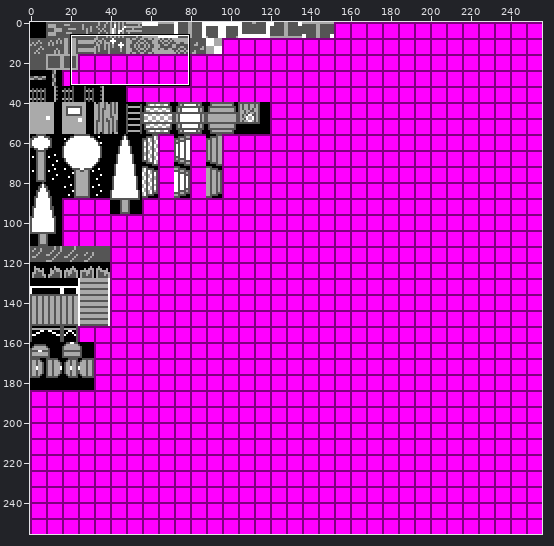
Edited in one commit: sprite sheet (res/Tiles/tile_sheet.png). The picture above shows the old version from afar; the outline marks the close-up.
Close-up. As it was:
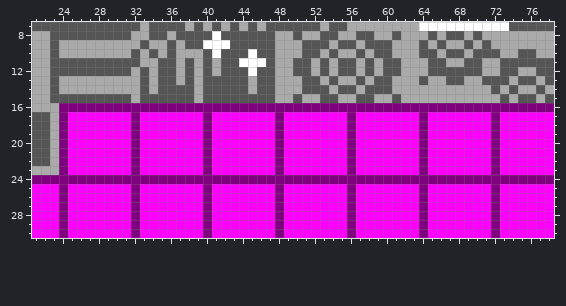
The file is 256x256 pixels. Colours within 5 levels of each other are drawn and written as one. Shown: x 21..78, y 7..30.
The result:
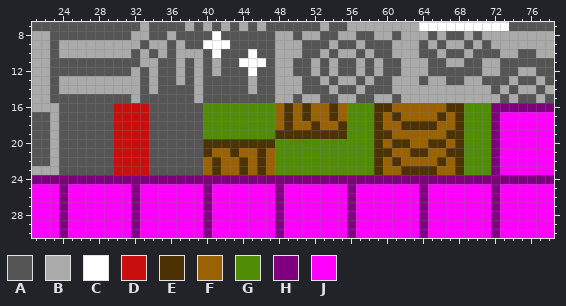
Palette (. is transparent): A #555555  B #aaaaaa  C #ffffff  D #c90e0e  E #4d3203  F #9a6202  G #508c06  H #7f007f  J #ff00ff
Diff:
The edit turns colour H into colour A in row 16 at x 24 to 29 and 34 to 39; in rows 17 to 23 at x 24.
The edit turns colour J into colour A in rows 17 to 23 at x 25 to 29 and 34 to 39.
The edit turns colour H into colour D in row 16 at x 30 to 33; in rows 17 to 23 at x 32.
The edit turns colour J into colour D in rows 17 to 23 at x 30 to 31 and 33.
The edit turns colour H into colour E in row 16 at x 49, 51, 54, 59 to 60 and 67 to 68; in row 18 at x 64; in row 19 at x 48; in row 20 at x 40; in row 21 at x 40 and 64; in row 23 at x 64.
The edit turns colour J into colour E in row 17 at x 49, 51, 54, 59, 61, 66 and 68; in row 18 at x 49, 52, 55, 59, 62 to 63, 65 and 68; in row 19 at x 49 to 55, 59 to 60 and 67 to 68; in row 20 at x 41 to 47, 59, 61 to 62, 65 to 66 and 68; in row 21 at x 43, 46, 59 to 60, 63 and 67 to 68; in row 22 at x 41, 44, 46, 59, 61, 66 and 68.
The edit turns colour J into colour E in row 23 at x 41, 44, 46, 59, 62 to 63, 65 and 68.
The edit turns colour H into colour F in row 16 at x 48, 50, 52 to 53, 55 and 61 to 66; in row 17 at x 48 and 64; in row 18 at x 48; in rows 19 to 20 at x 64; in row 22 at x 40 and 64; in row 23 at x 40.
The edit turns colour J into colour F in row 17 at x 50, 52 to 53, 55, 60, 62 to 63, 65 and 67; in row 18 at x 50 to 51, 53 to 54, 60 to 61 and 66 to 67; in row 19 at x 61 to 63 and 65 to 66; in row 20 at x 60, 63 and 67; in row 21 at x 41 to 42, 44 to 45, 47, 61 to 62 and 65 to 66; in row 22 at x 42 to 43, 45, 47, 60, 62 to 63, 65 and 67.
The edit turns colour J into colour F in row 23 at x 42 to 43, 45, 47, 60 to 61 and 66 to 67.
The edit turns colour H into colour G in row 16 at x 40 to 47, 56 to 58 and 69 to 71; in rows 17 to 19 at x 40 and 56; in rows 20 to 23 at x 48 and 56.
The edit turns colour J into colour G in rows 17 to 19 at x 41 to 47, 57 to 58 and 69 to 71; in rows 20 to 23 at x 49 to 55, 57 to 58 and 69 to 71.
Changed places in both close-ups, as pixel boxes (x1, y1, x2, y2):
changed: (59, 103, 491, 175)
